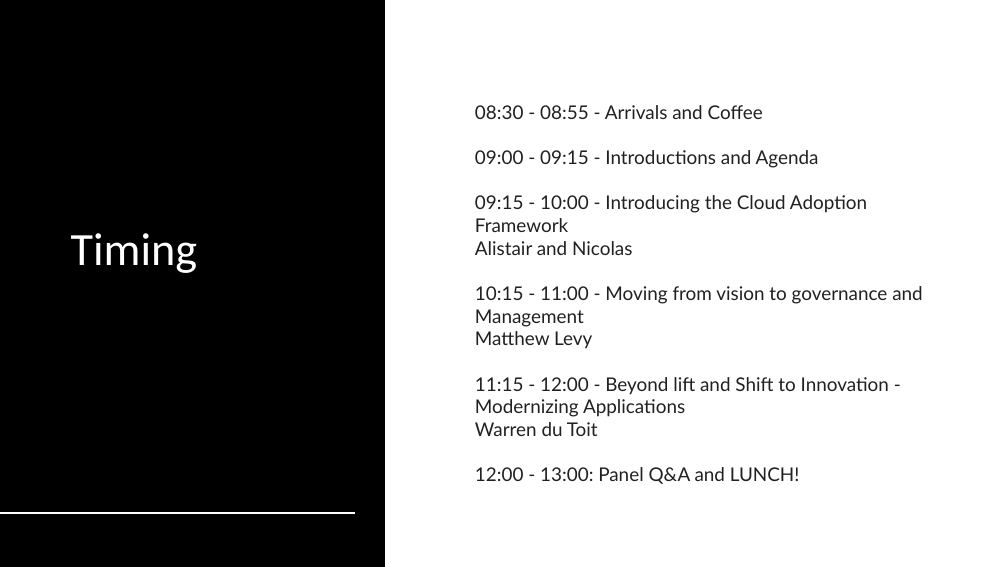
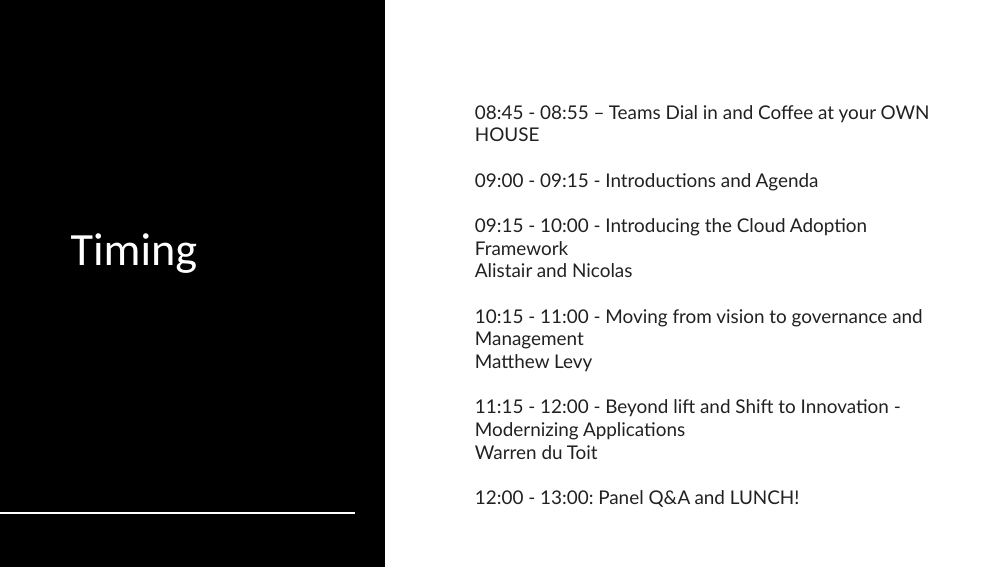
Before and after one commit to nicolasblank/cloudfridays, a slide deck: slide 6 of content/CAF/0. Introduction.pptx (slide 5 before the commit). Drawn at 1008x567 pixels with LibreOffice and Linux fonts; fonts in the diff are those of the drawing; background and template pictures are left out. Boxes give left, top, right and bottom in pixels: in the first picture for what was removed or moved away, otherwise in the second. Text is boxed around its words. In the diff, an @@ line names an element or a change of style, - is before the commit and + after.

Commit message:
Commit Intro

```diff
--- a/content/CAF/0. Introduction.pptx
+++ b/content/CAF/0. Introduction.pptx
@@ text at box(475, 105, 930, 507): text changed @@
-08:30 - 08:55 - Arrivals and Coffee
-09:00 - 09:15 - Introductions and Agenda
-09:15 - 10:00 - Introducing the Cloud Adoption Framework
-Alistair and Nicolas
-10:15 - 11:00 - Moving from vision to governance and Management
-Matthew Levy
-11:15 - 12:00 - Beyond lift and Shift to Innovation - Modernizing Applications
-Warren du Toit
-12:00 - 13:00: Panel Q&A and LUNCH!
+08:45 - 08:55 – Teams Dial in and Coffee at your OWN HOUSE
+09:00 - 09:15 - Introductions and Agenda
+09:15 - 10:00 - Introducing the Cloud Adoption Framework
+Alistair and Nicolas
+10:15 - 11:00 - Moving from vision to governance and Management
+Matthew Levy
+11:15 - 12:00 - Beyond lift and Shift to Innovation - Modernizing Applications
+Warren du Toit
+12:00 - 13:00: Panel Q&A and LUNCH!
```
Also in this commit, not shown: 1 other slide changed, 1 slide added, 2 other files.
